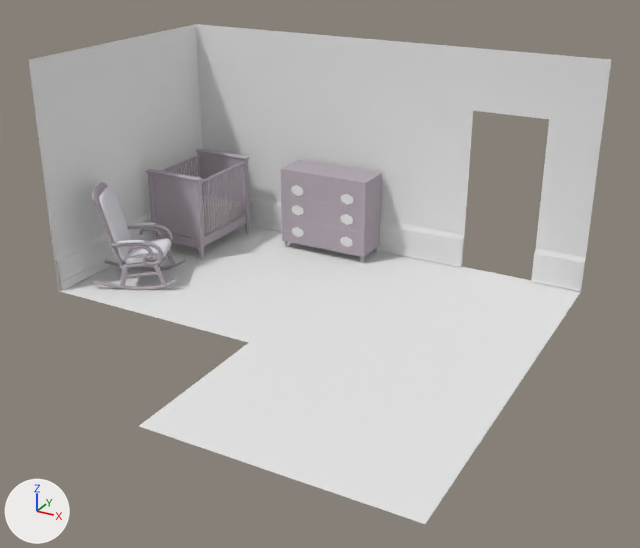
The Blender file Assets/models/floor_2/bedroom_e/bedroom_e_furniture.blend: old version first, new version second.
One viewpoint serves both versions: a 50 mm lens placed at (11.32, -15.2, 7.32), pointed at (4.53, -2.86, 1.15). Every picture has the same lights, and +X, +Y and +Z are marked at lower left.

Names of what the first picture shows: 'base', 'bedroom_e_floor.001', 'bedroom_e_floor_boards_n1', 'bedroom_e_floor_boards_n2', 'bedroom_e_floor_boards_w1', 'bedroom_e_wall_n', 'bedroom_e_wall_w2', 'cushion_back', 'drawer_bottom', 'drawer_middle', 'headboard', 'headboard_legs', 'pulls_bottom', 'pulls_middle', 'pulls_top', 'rails'.
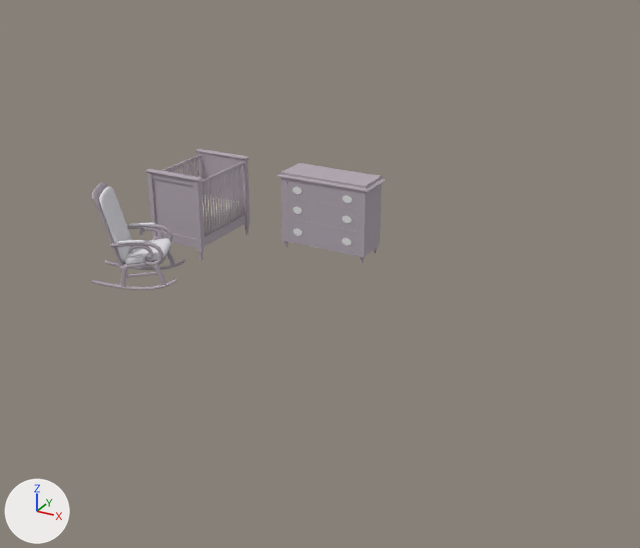
Patch to the scene script:
```diff
--- a/Assets/models/floor_2/bedroom_e/bedroom_e_furniture.blend.py
+++ b/Assets/models/floor_2/bedroom_e/bedroom_e_furniture.blend.py
@@ me_plane_008 @@
 me_plane_008.from_pydata(...)  # 50 vertices, 32 faces; spans x -5.59..5.59, y -0.9..0.9, z 0.0
 # used by ob_pulls_bottom; location = (2.84, 0.3, 0.45); rotation_euler = (1.571, 0.0, 0.0), in degrees (90, 0, 0); scale = (0.132, 0.132, 0.132)
+# me_plane_008 part 1: the loose piece of 25 vertices spanning x 3.34..5.59, y -0.9..0.9, z 0.0 is moved by (1.51, 0.0, 0.0)
+# me_plane_008 part 2: the loose piece of 25 vertices spanning x -5.59..-3.34, y -0.9..0.9, z 0.0 is moved by (-1.51, 0.0, 0.0)
 me_plane_008.materials.append(mat_bedroom_e_dresser_pulls)
@@ me_plane_009 @@
 me_plane_009.from_pydata(...)  # 50 vertices, 32 faces; spans x -5.59..5.59, y -0.9..0.9, z 0.0
 # used by ob_pulls_middle; location = (2.84, 0.3, 0.94); rotation_euler = (1.571, 0.0, 0.0), in degrees (90, 0, 0); scale = (0.132, 0.132, 0.132)
+# me_plane_009 part 3: the loose piece of 25 vertices spanning x 3.34..5.59, y -0.9..0.9, z 0.0 is moved by (1.51, 0.0, 0.0)
+# me_plane_009 part 4: the loose piece of 25 vertices spanning x -5.59..-3.34, y -0.9..0.9, z 0.0 is moved by (-1.51, 0.0, 0.0)
 me_plane_009.materials.append(mat_bedroom_e_dresser_pulls)
@@ me_plane_010 @@
 me_plane_010.from_pydata(...)  # 50 vertices, 32 faces; spans x -5.59..5.59, y -0.9..0.9, z 0.0
 # used by ob_pulls_top; location = (2.84, 0.3, 1.39); rotation_euler = (1.571, 0.0, 0.0), in degrees (90, 0, 0); scale = (0.132, 0.132, 0.132)
+# me_plane_010 part 5: the loose piece of 25 vertices spanning x 3.34..5.59, y -0.9..0.9, z 0.0 is moved by (1.51, 0.0, 0.0)
+# me_plane_010 part 6: the loose piece of 25 vertices spanning x -5.59..-3.34, y -0.9..0.9, z 0.0 is moved by (-1.51, 0.0, 0.0)
 me_plane_010.materials.append(mat_bedroom_e_dresser_pulls)
@@ me_cube_012 @@
 # used by ob_base; parent = ob_dresser; location = (2.837, 0.7, 0.937); scale = (1.0, 0.39, 0.861)
-me_cube_012.from_pydata(...)  # 80 vertices, 72 faces; spans x -1.0..1.0, y -1.0..1.0, z -0.89..1.0
+me_cube_012.from_pydata(...)  # 120 vertices, 112 faces; spans x -1.08..1.08, y -1.08..1.08, z -0.89..0.92
+# me_cube_012 part 7: 10 vertices moved from x -1.0..1.0, y -1.0..1.0, z 1.0 to x -1.0..1.0, y -1.0..1.0, z 0.79..0.92; 40 vertices added at x -1.08..1.08, y -1.08..1.08, z 0.79..0.92
 me_cube_012.materials.append(mat_wood)
@@ ob_pulls_bottom @@
 ob_pulls_bottom.rotation_euler = (1.571, 0.0, 0.0)  # degrees (90, 0, 0)
-ob_pulls_bottom.scale = (0.132, 0.132, 0.132)
+ob_pulls_bottom.scale = (0.0993, 0.0993, 0.0993)
@@ ob_pulls_middle @@
 ob_pulls_middle.rotation_euler = (1.571, 0.0, 0.0)  # degrees (90, 0, 0)
-ob_pulls_middle.scale = (0.132, 0.132, 0.132)
+ob_pulls_middle.scale = (0.0993, 0.0993, 0.0993)
@@ ob_pulls_top @@
 ob_pulls_top.rotation_euler = (1.571, 0.0, 0.0)  # degrees (90, 0, 0)
-ob_pulls_top.scale = (0.132, 0.132, 0.132)
+ob_pulls_top.scale = (0.0993, 0.0993, 0.0993)
@@ ob_bedroom_e_floor_001 @@
-ob_bedroom_e_floor_001 = bpy.data.objects.new('bedroom_e_floor.001', me_plane_000)
@@ ob_bedroom_e_floor_boards_n1 @@
-ob_bedroom_e_floor_boards_n1 = bpy.data.objects.new('bedroom_e_floor_boards_n1', me_cube_218)
@@ ob_bedroom_e_floor_boards_n2 @@
-ob_bedroom_e_floor_boards_n2 = bpy.data.objects.new('bedroom_e_floor_boards_n2', me_cube_217)
@@ ob_bedroom_e_floor_boards_w1 @@
-ob_bedroom_e_floor_boards_w1 = bpy.data.objects.new('bedroom_e_floor_boards_w1', me_cube_040)
@@ ob_bedroom_e_wall_n @@
-ob_bedroom_e_wall_n = bpy.data.objects.new('bedroom_e_wall_n', me_plane_002)
@@ ob_bedroom_e_wall_w2 @@
-ob_bedroom_e_wall_w2 = bpy.data.objects.new('bedroom_e_wall_w2', me_plane_007)
```

Boxes (x1, y1, x2, y2) around the edits, measured in the pictures (640 x 548 px; the box of a moved part takes in the faces that stretch with it):
'bedroom_e_floor.001', deleted
    before: (60, 225, 580, 524)
'bedroom_e_wall_n', deleted
    before: (196, 24, 611, 291)
'bedroom_e_wall_w2', deleted
    before: (29, 24, 203, 291)
'base', reshaped (8% wider)
    before: (281, 160, 382, 257)
    after: (277, 163, 386, 257)
'bedroom_e_floor_boards_n2', deleted
    before: (377, 220, 586, 292)
'bedroom_e_floor_boards_w1', deleted
    before: (56, 213, 153, 290)
'bedroom_e_floor_boards_n1', deleted
    before: (249, 196, 282, 231)
'pulls_top', reshaped, rescaled (19% shorter)
    before: (291, 185, 353, 205)
    after: (293, 187, 352, 203)
'pulls_middle', reshaped, rescaled (14% shorter)
    before: (292, 205, 353, 225)
    after: (293, 206, 352, 223)
'pulls_bottom', reshaped, rescaled (10% shorter)
    before: (292, 227, 353, 247)
    after: (293, 228, 351, 246)
part 1 of me_plane_008, moved or reshaped
    before: (340, 236, 353, 247)
    after: (342, 238, 351, 246)
part 2 of me_plane_008, moved or reshaped
    before: (292, 227, 304, 237)
    after: (293, 228, 302, 236)
part 3 of me_plane_009, moved or reshaped
    before: (340, 214, 353, 225)
    after: (342, 215, 352, 223)
part 4 of me_plane_009, moved or reshaped
    before: (292, 205, 304, 215)
    after: (293, 206, 302, 214)
part 5 of me_plane_010, moved or reshaped
    before: (341, 194, 353, 205)
    after: (342, 195, 352, 203)
part 6 of me_plane_010, moved or reshaped
    before: (291, 185, 303, 196)
    after: (293, 187, 302, 194)
part 7 of me_cube_012, built on
    before: (281, 160, 382, 194)
    after: (277, 163, 386, 194)
